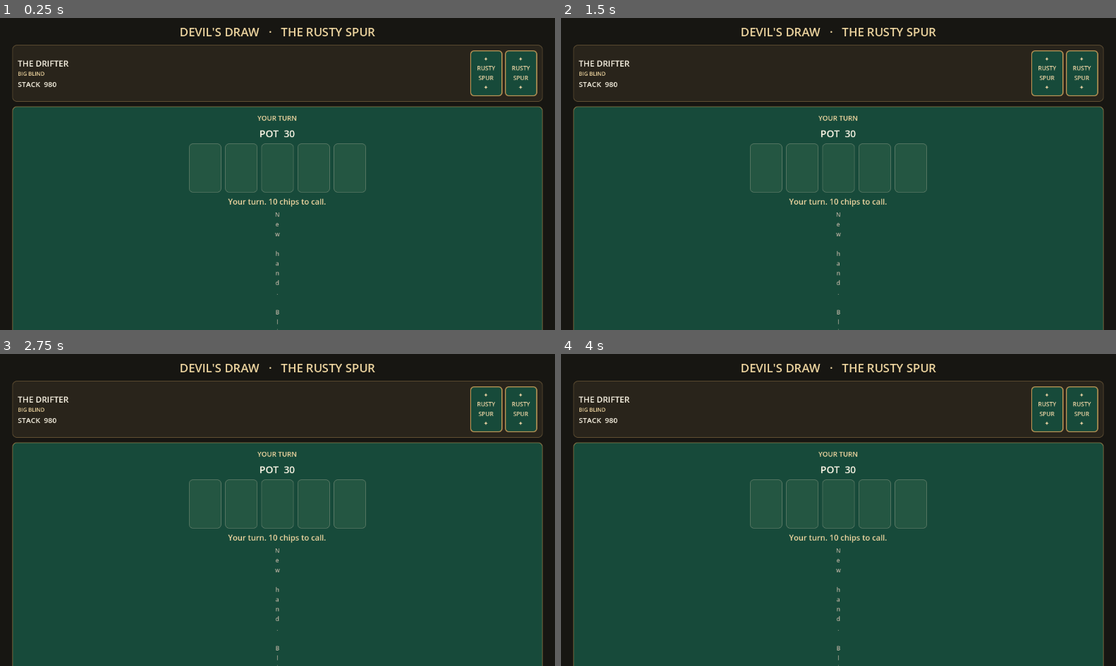
Above: before the commit, frames 1-4 (two rows, left to right).
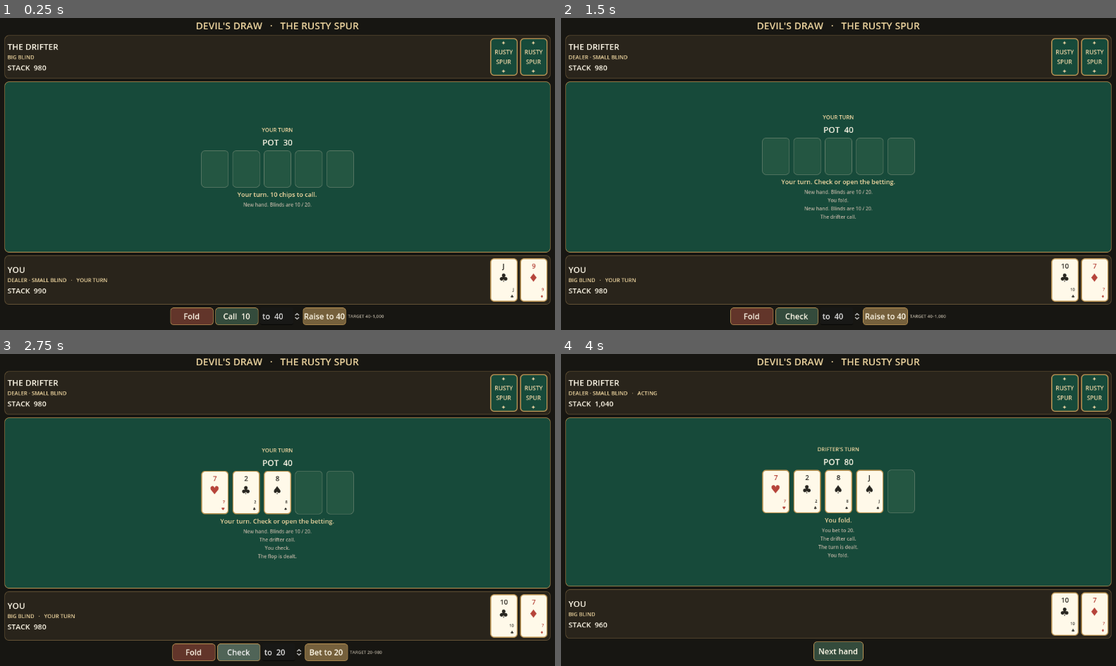
Above: after the commit, the same moments.

Repository: Natedaug/Maverick
Game: Godot game, scene res://scenes/main.tscn
Two runs of this game, one before a commit and one after it. Both use one fixed random seed, a clock stepped at 60 frames per second and the inputs below.
Inputs (mouse positions are in pixels of both pictures, inside the frame that each line leads up to):
- Up to frame 1 (0.25 s): no input
- Up to frame 2 (1.5 s): click (755, 317) at 0.5 s, where only the run after the commit has a clickable "Fold"; click (838, 314) at 1.25 s, where only the run after the commit has a clickable "Next hand"
- Up to frame 3 (2.75 s): click (238, 653) at 2 s, where only the run after the commit has a clickable "Check"
- Up to frame 4 (4 s): click (888, 653) at 2.75 s, where only the run after the commit has a clickable "Bet to 20"; click (755, 653) at 3.5 s, where only the run after the commit has a clickable "Fold"

The runs differ from the first frame. In frame 1, 38% of the frame differs, in the area x 0-100%, y 1-100%; in frame 2, 38%; in frame 3, 40%; in frame 4, 41%.
Error after the commit: Trying to assign an array of type "Array" to a variable of type "Array[int]". (res://src/poker/table.gd:101)

Commit message:
Document town slice review and responsive UI direction

Diff:
--- a/src/ui/card_view.gd
+++ b/src/ui/card_view.gd
@@ -2,8 +2,8 @@
 extends PanelContainer
 ## Reusable poker card face/back presentation for table and collection views.
 
-const FACE_WIDTH := 66
-const FACE_HEIGHT := 94
+const FACE_WIDTH := 62
+const FACE_HEIGHT := 88
 
 var _rank_label: Label
 var _suit_label: Label
@@ -53,6 +53,12 @@
 	style.set_corner_radius_all(7)
 	add_theme_stylebox_override("panel", style)
 
+func set_compact(compact: bool) -> void:
+	custom_minimum_size = Vector2(56, 76) if compact else Vector2(FACE_WIDTH, FACE_HEIGHT)
+	_rank_label.add_theme_font_size_override("font_size", 14 if compact else 15)
+	_suit_label.add_theme_font_size_override("font_size", 23 if compact else 25)
+	_corner_label.add_theme_font_size_override("font_size", 8)
+
 func _build_card() -> void:
 	var face := MarginContainer.new()
 	face.add_theme_constant_override("margin_left", 5)
@@ -63,12 +69,12 @@
 	var face_stack := VBoxContainer.new()
 	face_stack.add_theme_constant_override("separation", 0)
 	face.add_child(face_stack)
-	_rank_label = _label("A", 19)
+	_rank_label = _label("A", 15)
 	face_stack.add_child(_center_x(_rank_label))
-	_suit_label = _label("♠", 35)
+	_suit_label = _label("♠", 25)
 	_suit_label.size_flags_vertical = Control.SIZE_EXPAND_FILL
 	face_stack.add_child(_center(_suit_label))
-	_corner_label = _label("A\n♠", 10)
+	_corner_label = _label("A\n♠", 8)
 	_corner_label.horizontal_alignment = HORIZONTAL_ALIGNMENT_RIGHT
 	face_stack.add_child(_corner_label)
 	_back_label = _label("✦\nRUSTY\nSPUR\n✦", 12)
--- a/src/ui/poker_table_ui.gd
+++ b/src/ui/poker_table_ui.gd
@@ -32,9 +32,21 @@
 var _next_hand_button: Button
 var _amount_input: SpinBox
 var _wager_range: Label
+var _outer_margins: MarginContainer
+var _layout: VBoxContainer
+var _title: Label
+var _opponent_panel: PanelContainer
+var _player_panel: PanelContainer
+var _felt_panel: PanelContainer
+var _felt_content_style: StyleBoxFlat
+var _center_content: VBoxContainer
+var _controls: HBoxContainer
+var _seat_padding: Array[MarginContainer] = []
 
 func _ready() -> void:
 	_build_interface()
+	resized.connect(_apply_responsive_layout)
+	_apply_responsive_layout()
 
 func render(snapshot: Dictionary, message: String, history: Array[String] = []) -> void:
 	var seats: Array = snapshot.get("seats", [])
@@ -81,6 +93,12 @@
 			wager_min = option.get("min_amount", 1)
 			wager_max = option.get("max_amount", wager_min)
 	var player_turn := current_actor == 0
+	var hand_complete := stage == "showdown"
+	_fold_button.visible = not hand_complete
+	_call_button.visible = not hand_complete
+	_amount_input.visible = not hand_complete
+	_wager_button.visible = not hand_complete
+	_wager_range.visible = not hand_complete
 	_fold_button.disabled = not player_turn
 	_call_button.disabled = not player_turn or check_call_action < 0
 	_call_button.text = "Check" if check_call_action == PokerBetting.Action.CHECK else "Call  %s" % _format_amount(call_amount)
@@ -94,7 +112,7 @@
 	_amount_input.editable = player_turn and wager_action >= 0
 	_wager_range.text = "TARGET %s–%s" % [_format_amount(wager_min), _format_amount(wager_max)] if wager_action >= 0 else ""
 	_update_wager_label(_amount_input.value)
-	_next_hand_button.visible = stage == "showdown"
+	_next_hand_button.visible = hand_complete
 
 func _build_interface() -> void:
 	var backdrop := ColorRect.new()
@@ -103,70 +121,71 @@
 	backdrop.mouse_filter = Control.MOUSE_FILTER_IGNORE
 	add_child(backdrop)
 
-	var margins := MarginContainer.new()
-	margins.set_anchors_and_offsets_preset(Control.PRESET_FULL_RECT)
-	for side in ["left", "right"]:
-		margins.add_theme_constant_override("margin_" + side, 34)
-	for side in ["top", "bottom"]:
-		margins.add_theme_constant_override("margin_" + side, 20)
-	add_child(margins)
-
-	var layout := VBoxContainer.new()
-	layout.add_theme_constant_override("separation", 10)
-	margins.add_child(layout)
-	var title := _label("DEVIL'S DRAW   ·   THE RUSTY SPUR", 24, PARCHMENT)
-	title.horizontal_alignment = HORIZONTAL_ALIGNMENT_CENTER
-	layout.add_child(title)
-
-	var opponent_panel := _make_seat_panel(false)
-	layout.add_child(opponent_panel)
-	var felt := _panel(FELT, BRASS)
-	felt.size_flags_vertical = Control.SIZE_EXPAND_FILL
-	layout.add_child(felt)
-	var felt_style := felt.get_theme_stylebox("panel") as StyleBoxFlat
-	felt_style.content_margin_left = 14
-	felt_style.content_margin_right = 14
-	felt_style.content_margin_top = 14
-	felt_style.content_margin_bottom = 14
-	var center := VBoxContainer.new()
-	center.alignment = BoxContainer.ALIGNMENT_CENTER
-	center.add_theme_constant_override("separation", 7)
-	felt.add_child(center)
+	_outer_margins = MarginContainer.new()
+	_outer_margins.set_anchors_and_offsets_preset(Control.PRESET_FULL_RECT)
+	add_child(_outer_margins)
+
+	_layout = VBoxContainer.new()
+	_layout.size_flags_horizontal = Control.SIZE_EXPAND_FILL
+	_layout.add_theme_constant_override("separation", 8)
+	_outer_margins.add_child(_layout)
+	_title = _label("DEVIL'S DRAW   ·   THE RUSTY SPUR", 24, PARCHMENT)
+	_title.horizontal_alignment = HORIZONTAL_ALIGNMENT_CENTER
+	_layout.add_child(_title)
+
+	_opponent_panel = _make_seat_panel(false)
+	_layout.add_child(_opponent_panel)
+	_felt_panel = _panel(FELT, BRASS)
+	_felt_panel.size_flags_vertical = Control.SIZE_EXPAND_FILL
+	_felt_panel.size_flags_horizontal = Control.SIZE_EXPAND_FILL
+	_layout.add_child(_felt_panel)
+	_felt_content_style = _felt_panel.get_theme_stylebox("panel") as StyleBoxFlat
+	_center_content = VBoxContainer.new()
+	_center_content.size_flags_horizontal = Control.SIZE_EXPAND_FILL
+	_center_content.alignment = BoxContainer.ALIGNMENT_CENTER
+	_center_content.add_theme_constant_override("separation", 7)
+	_felt_panel.add_child(_center_content)
 
 	_turn_label = _label("YOUR TURN", 14, PARCHMENT)
 	_turn_label.horizontal_alignment = HORIZONTAL_ALIGNMENT_CENTER
-	center.add_child(_centered(_turn_label))
+	_center_content.add_child(_centered(_turn_label))
 	_pot_label = _label("POT  0", 20, PAPER)
 	_pot_label.horizontal_alignment = HORIZONTAL_ALIGNMENT_CENTER
-	center.add_child(_centered(_pot_label))
+	_center_content.add_child(_centered(_pot_label))
 	var board_row := HBoxContainer.new()
 	board_row.alignment = BoxContainer.ALIGNMENT_CENTER
 	board_row.add_theme_constant_override("separation", 8)
-	center.add_child(board_row)
+	_center_content.add_child(board_row)
 	for i in range(5):
 		var card := PokerCardView.new()
 		board_row.add_child(card)
 		_board_cards.append(card)
 	_message_label = _label("A seat is waiting for you.", 16, PARCHMENT)
 	_message_label.horizontal_alignment = HORIZONTAL_ALIGNMENT_CENTER
-	center.add_child(_centered(_message_label))
+	_message_label.autowrap_mode = TextServer.AUTOWRAP_WORD_SMART
+	_message_label.size_flags_horizontal = Control.SIZE_EXPAND_FILL
+	_center_content.add_child(_message_label)
 	_history_label = _label("", 12, MUTED)
 	_history_label.horizontal_alignment = HORIZONTAL_ALIGNMENT_CENTER
+	_history_label.size_flags_horizontal = Control.SIZE_EXPAND_FILL
 	_history_label.autowrap_mode = TextServer.AUTOWRAP_WORD_SMART
-	center.add_child(_centered(_history_label))
-
-	var player_panel := _make_seat_panel(true)
-	layout.add_child(player_panel)
-	var controls := HBoxContainer.new()
-	controls.alignment = BoxContainer.ALIGNMENT_CENTER
-	controls.add_theme_constant_override("separation", 8)
-	layout.add_child(controls)
+	_center_content.add_child(_history_label)
+
+	_player_panel = _make_seat_panel(true)
+	_layout.add_child(_player_panel)
+	_controls = HBoxContainer.new()
+	_controls.alignment = BoxContainer.ALIGNMENT_CENTER
+	_controls.size_flags_horizontal = Control.SIZE_EXPAND_FILL
+	_controls.add_theme_constant_override("separation", 8)
+	_layout.add_child(_controls)
 	_fold_button = _action_button("Fold", Color("#62352A"))
+	_fold_button.name = "FoldButton"
 	_fold_button.pressed.connect(func(): player_action_requested.emit(PokerBetting.Action.FOLD, 0))
-	controls.add_child(_fold_button)
+	_controls.add_child(_fold_button)
 	_call_button = _action_button("Check", Color("#344B3C"))
+	_call_button.name = "CallCheckButton"
 	_call_button.pressed.connect(_emit_check_call)
-	controls.add_child(_call_button)
+	_controls.add_child(_call_button)
 	_amount_input = SpinBox.new()
 	_amount_input.custom_minimum_size = Vector2(100, 42)
 	_amount_input.min_value = 1
@@ -174,22 +193,65 @@
 	_amount_input.step = 10
 	_amount_input.prefix = "to "
 	_amount_input.value_changed.connect(_update_wager_label)
-	controls.add_child(_amount_input)
+	_controls.add_child(_amount_input)
 	_wager_button = _action_button("Bet to 1", Color("#75603C"))
+	_wager_button.name = "WagerButton"
 	_wager_button.pressed.connect(_emit_wager)
-	controls.add_child(_wager_button)
+	_controls.add_child(_wager_button)
 	_wager_range = _label("", 11, MUTED)
-	controls.add_child(_wager_range)
+	_controls.add_child(_wager_range)
 	_next_hand_button = _action_button("Next hand", Color("#344B3C"))
 	_next_hand_button.pressed.connect(func(): next_hand_requested.emit())
 	_next_hand_button.visible = false
-	layout.add_child(_centered(_next_hand_button))
+	_controls.add_child(_next_hand_button)
+
+func _apply_responsive_layout() -> void:
+	if _outer_margins == null:
+		return
+	var compact := size.y < 700.0 or size.x < 900.0
+	var very_compact := size.y < 540.0
+	var side_margin := 12 if size.x < 600.0 else 18 if compact else 34
+	var vertical_margin := 6 if very_compact else 10 if compact else 20
+	_outer_margins.add_theme_constant_override("margin_left", side_margin)
+	_outer_margins.add_theme_constant_override("margin_right", side_margin)
+	_outer_margins.add_theme_constant_override("margin_top", vertical_margin)
+	_outer_margins.add_theme_constant_override("margin_bottom", vertical_margin)
+	_layout.add_theme_constant_override("separation", 4 if very_compact else 6 if compact else 10)
+	_title.add_theme_font_size_override("font_size", 17 if very_compact else 20 if compact else 24)
+	for padding in _seat_padding:
+		var inset := 5 if compact else 10
+		for side in ["left", "right", "top", "bottom"]:
+			padding.add_theme_constant_override("margin_" + side, inset)
+	_felt_content_style.content_margin_left = 8 if compact else 14
+	_felt_content_style.content_margin_right = 8 if compact else 14
+	_felt_content_style.content_margin_top = 6 if compact else 14
+	_felt_content_style.content_margin_bottom = 6 if compact else 14
+	_center_content.add_theme_constant_override("separation", 3 if very_compact else 5 if compact else 7)
+	_turn_label.add_theme_font_size_override("font_size", 11 if compact else 14)
+	_pot_label.add_theme_font_size_override("font_size", 17 if compact else 20)
+	_message_label.add_theme_font_size_override("font_size", 13 if compact else 16)
+	_history_label.add_theme_font_size_override("font_size", 10 if compact else 12)
+	_history_label.visible = not very_compact
+	var text_width := maxf(240.0, size.x - float(side_margin * 2) - 16.0)
+	_message_label.custom_minimum_size.x = text_width
+	_history_label.custom_minimum_size.x = text_width
+	for card in _board_cards + _player_cards + _opponent_cards:
+		card.set_compact(compact)
+	_controls.add_theme_constant_override("separation", 4 if compact else 8)
+	var button_width := 88.0 if compact else 102.0
+	for button in [_fold_button, _call_button, _wager_button]:
+		button.custom_minimum_size = Vector2(button_width, 36 if compact else 40)
+	_amount_input.custom_minimum_size = Vector2(72 if compact else 100, 36 if compact else 42)
+	_wager_range.add_theme_font_size_override("font_size", 9 if compact else 11)
 
 func _make_seat_panel(is_player: bool) -> PanelContainer:
 	var panel := _panel(WOOD, Color("#715C3B"))
 	var content := HBoxContainer.new()
 	content.add_theme_constant_override("separation", 18)
-	panel.add_child(_margin_box(content, 10))
+	var content_margins := _margin_box(content, 10)
+	content_margins.size_flags_horizontal = Control.SIZE_EXPAND_FILL
+	panel.add_child(content_margins)
+	_seat_padding.append(content_margins)
 	var identity := VBoxContainer.new()
 	identity.size_flags_horizontal = Control.SIZE_EXPAND_FILL
 	identity.alignment = BoxContainer.ALIGNMENT_CENTER
@@ -198,8 +260,10 @@
 	var name_label := _label("", 17, PAPER)
 	identity.add_child(name_label)
 	var role_label := _label("", 11, PARCHMENT)
+	role_label.autowrap_mode = TextServer.AUTOWRAP_WORD_SMART
 	identity.add_child(role_label)
 	var stack_label := _label("STACK  0", 15, PAPER)
+	stack_label.autowrap_mode = TextServer.AUTOWRAP_WORD_SMART
 	identity.add_child(stack_label)
 	var cards_row := HBoxContainer.new()
 	cards_row.add_theme_constant_override("separation", 5)
@@ -259,7 +323,7 @@
 func _action_button(text: String, color: Color) -> Button:
 	var button := Button.new()
 	button.text = text
-	button.custom_minimum_size = Vector2(112, 42)
+	button.custom_minimum_size = Vector2(102, 40)
 	var normal := StyleBoxFlat.new()
 	normal.bg_color = color
 	normal.border_color = BRASS
@@ -301,5 +365,7 @@
 
 func _centered(child: Control) -> CenterContainer:
 	var wrapper := CenterContainer.new()
+	wrapper.size_flags_horizontal = Control.SIZE_EXPAND_FILL
+	child.size_flags_horizontal = Control.SIZE_EXPAND_FILL
 	wrapper.add_child(child)
 	return wrapper
